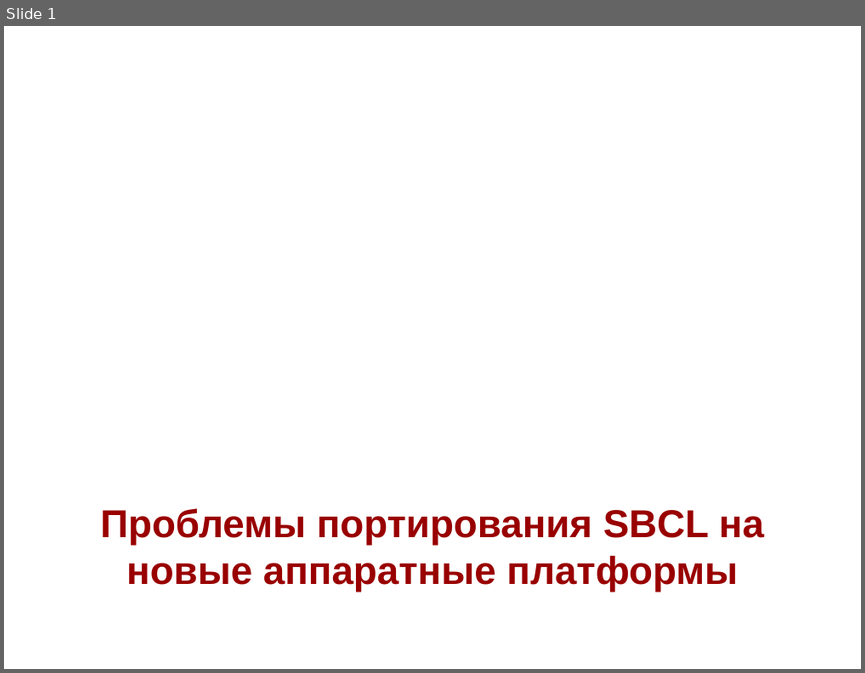
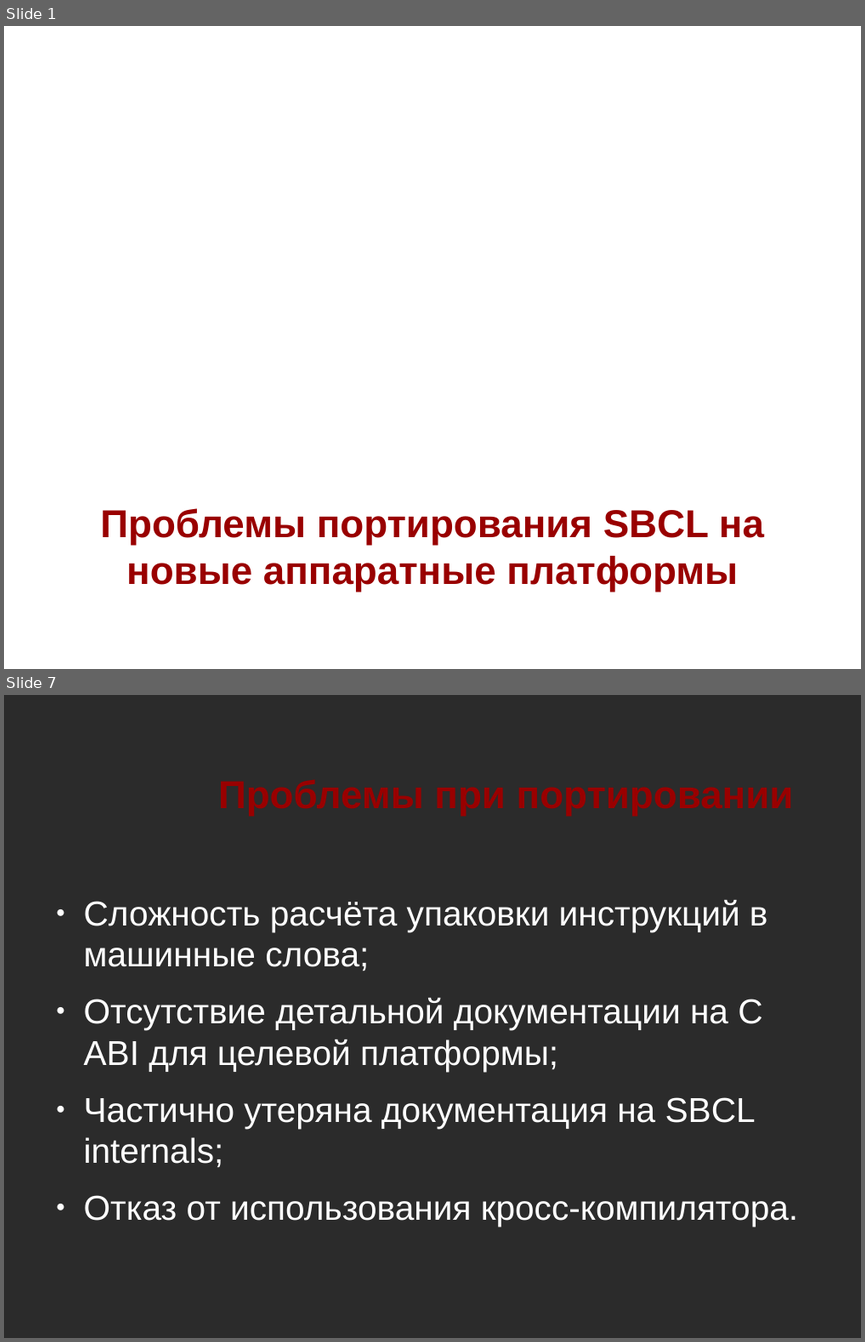
Before and after one commit to NIR-Ginko/presentations, a slide deck: SBCL porting.odp. Shown one above the other, each under a label of ours: slide 1 before the commit, slides 1 and 7 after it; the slides between them are not shown. The pictures are 865x673 and 865x1342 pixels, drawn with LibreOffice and Linux fonts; fonts in the diff are those of the drawing; background and template pictures are left out; a plain dark background stands for a picture behind light text. Boxes give left, top, right and bottom in pixels: in the first picture for what was removed or moved away, otherwise in the second. Text is boxed around its words. In the diff, an @@ line names an element or a change of style, - is before the commit and + after.

```diff
--- a/SBCL porting.odp
+++ b/SBCL porting.odp
@@ slide 7 added at [4,695,861,1338], background picture (left out) @@
@@ title added at [218,779,794,816], 36 pt, text #990000, bold @@
+Проблемы при портировании
@@ text added at [84,900,798,1226], 32 pt, text #FFFFFF @@
+● Сложность расчёта упаковки инструкций в машинные слова;
+● Отсутствие детальной документации на C ABI для целевой платформы;
+● Частично утеряна документация на SBCL internals;
+● Отказ от использования кросс-компилятора.
```
Also in this commit, not shown: 7 other slides added, 6 slides removed.
